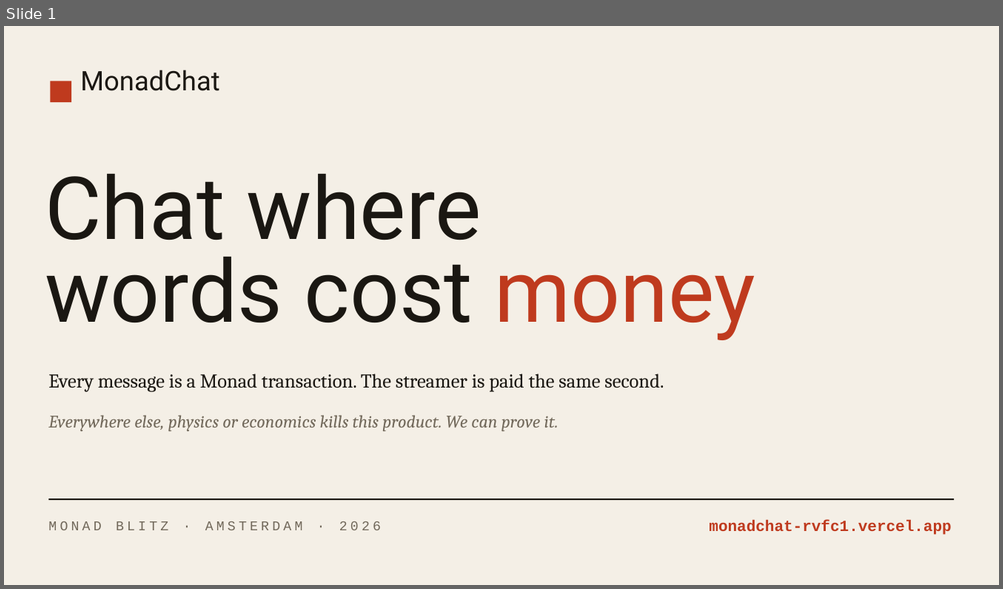
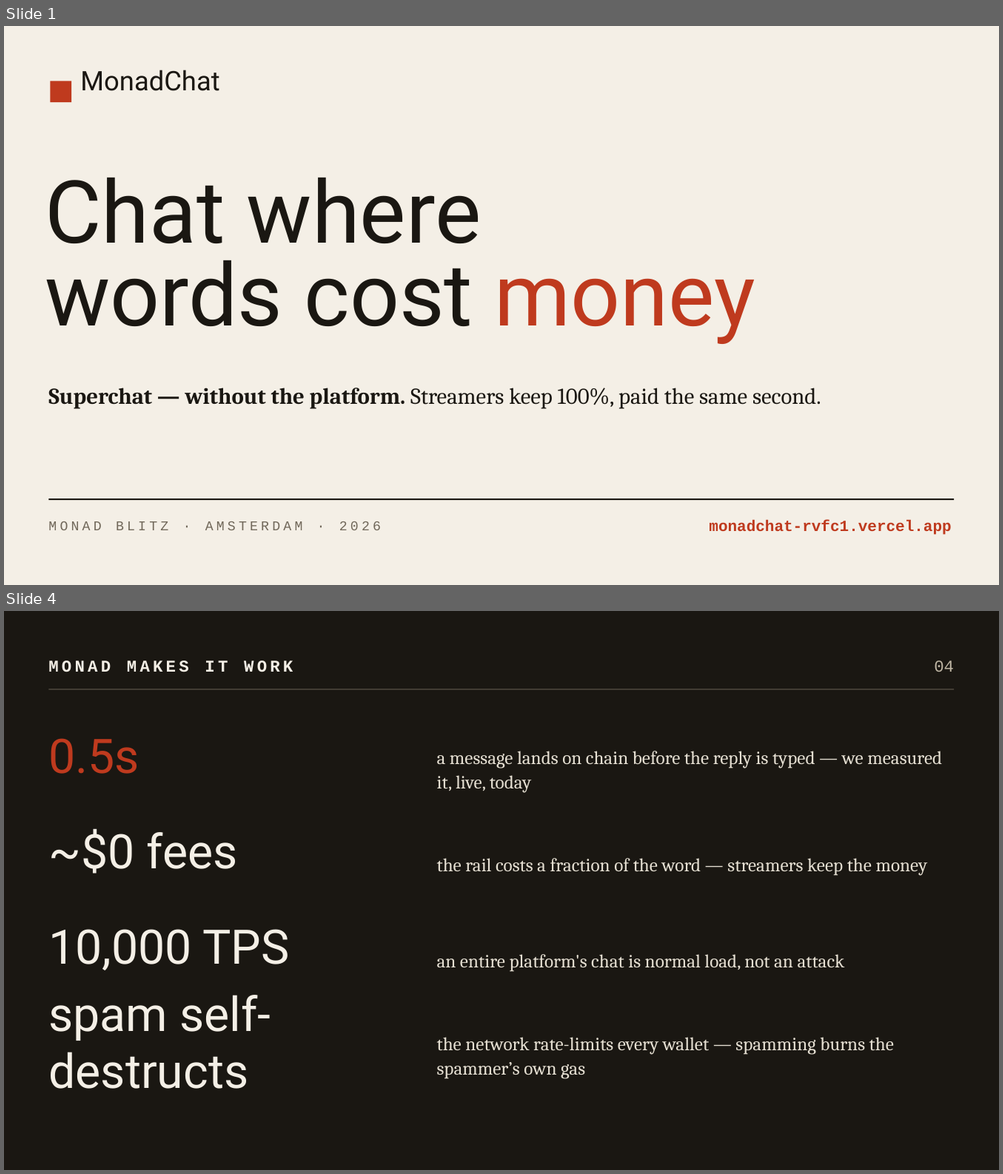
Before and after one commit to Nikita-sud/MonadChat, a slide deck: MonadChat-pitch.pptx. Shown one above the other, each under a label of ours: slide 1 before the commit, slides 1 and 4 after it; the slides between them are not shown. The pictures are 1003x589 and 1003x1174 pixels, drawn with LibreOffice and Linux fonts; fonts in the diff are those of the drawing. Boxes give left, top, right and bottom in pixels: in the first picture for what was removed or moved away, otherwise in the second. Text is boxed around its words. In the diff, an @@ line names an element or a change of style, - is before the commit and + after.

```diff
--- a/MonadChat-pitch.pptx
+++ b/MonadChat-pitch.pptx
@@ slide 4 added at box(4, 611, 999, 1170), background #1A1712 @@
@@ text added at box(48, 661, 293, 672), 16 pt, text #F4EFE6, bold @@
+MONAD MAKES IT WORK
@@ text added at box(933, 661, 953, 672), 16 pt, text #BFB6A4 @@
+04
@@ line added from (48, 689) to (954, 689), #4A443A 1.2 pt @@
@@ text added at box(48, 738, 139, 774), 46 pt, text #BF3A1E @@
+0.5s
@@ text added at box(437, 751, 942, 793), 18 pt, text #E5DFD2 @@
+a message lands on chain before the reply is typed — we measured it, live, today
@@ text added at box(48, 829, 237, 874), 46 pt, text #F4EFE6 @@
+~$0 fees
@@ text added at box(437, 858, 928, 876), 18 pt, text #E5DFD2 @@
+the rail costs a fraction of the word — streamers keep the money
@@ text added at box(48, 929, 289, 971), 46 pt, text #F4EFE6 @@
+10,000 TPS
@@ text added at box(437, 954, 845, 972), 18 pt, text #E5DFD2 @@
+an entire platform's chat is normal load, not an attack
@@ text added at box(48, 995, 270, 1089), 46 pt, text #F4EFE6 @@
+spam self-destructs
@@ text added at box(437, 1037, 893, 1079), 18 pt, text #E5DFD2 @@
+the network rate-limits every wallet — spamming burns the spammer’s own gas
@@ slide 1 changed as well @@
@@ text "Chat where words cost money": place and size @@
-text "Chat where words cost money" at box(45, 173, 755, 340)
+text "Chat where words cost money" at box(45, 177, 755, 344)
@@ text at box(48, 388, 821, 409): text changed; size 19 to 22 pt @@
-Every message is a Monad transaction. The streamer is paid the same second.
+Superchat — without the platform. Streamers keep 100%, paid the same second.
@@ text removed at box(48, 415, 558, 432) @@
-Everywhere else, physics or economics kills this product. We can prove it.
```
Also in this commit, not shown: 1 other slide changed, 4 other slides added, 5 slides removed.
